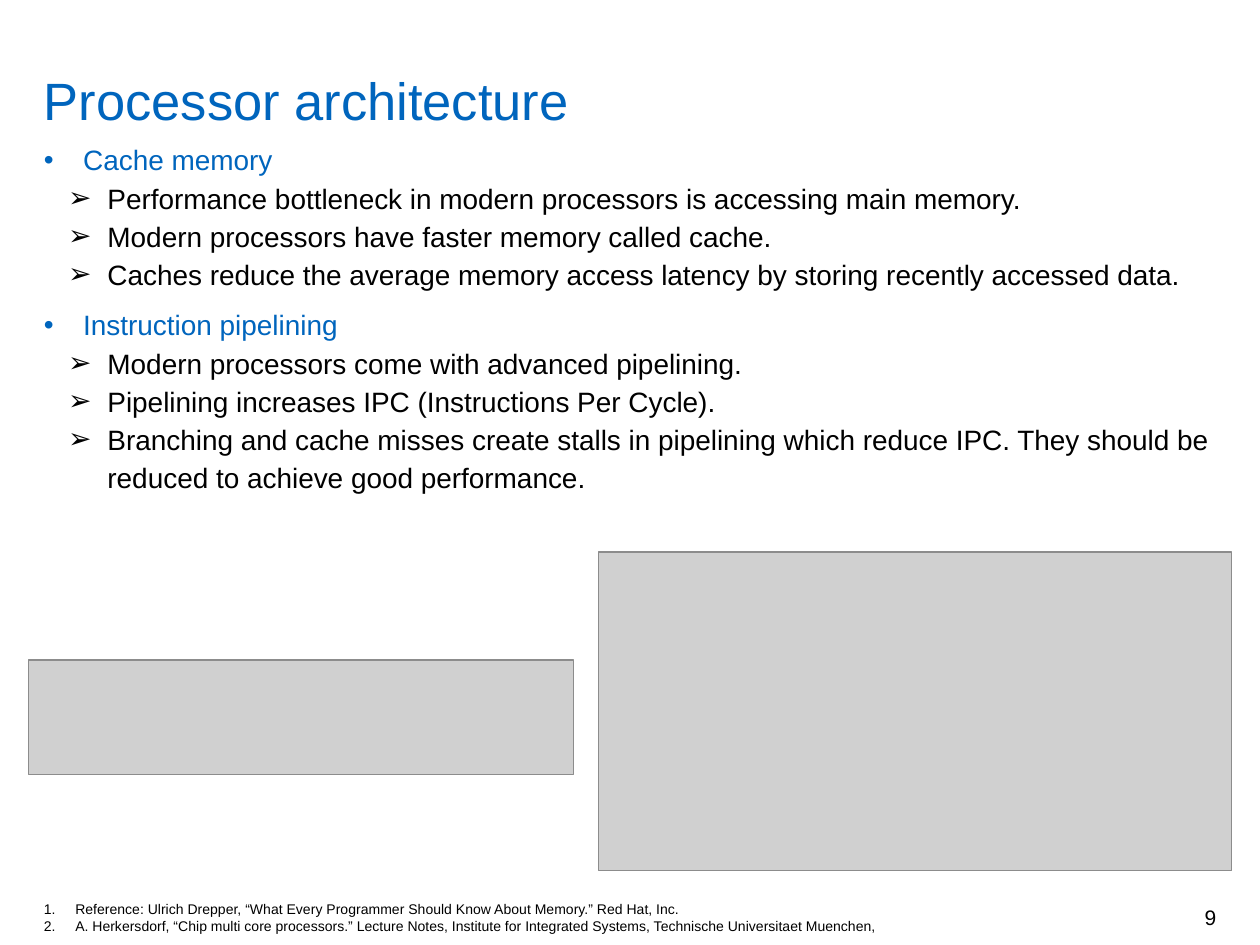
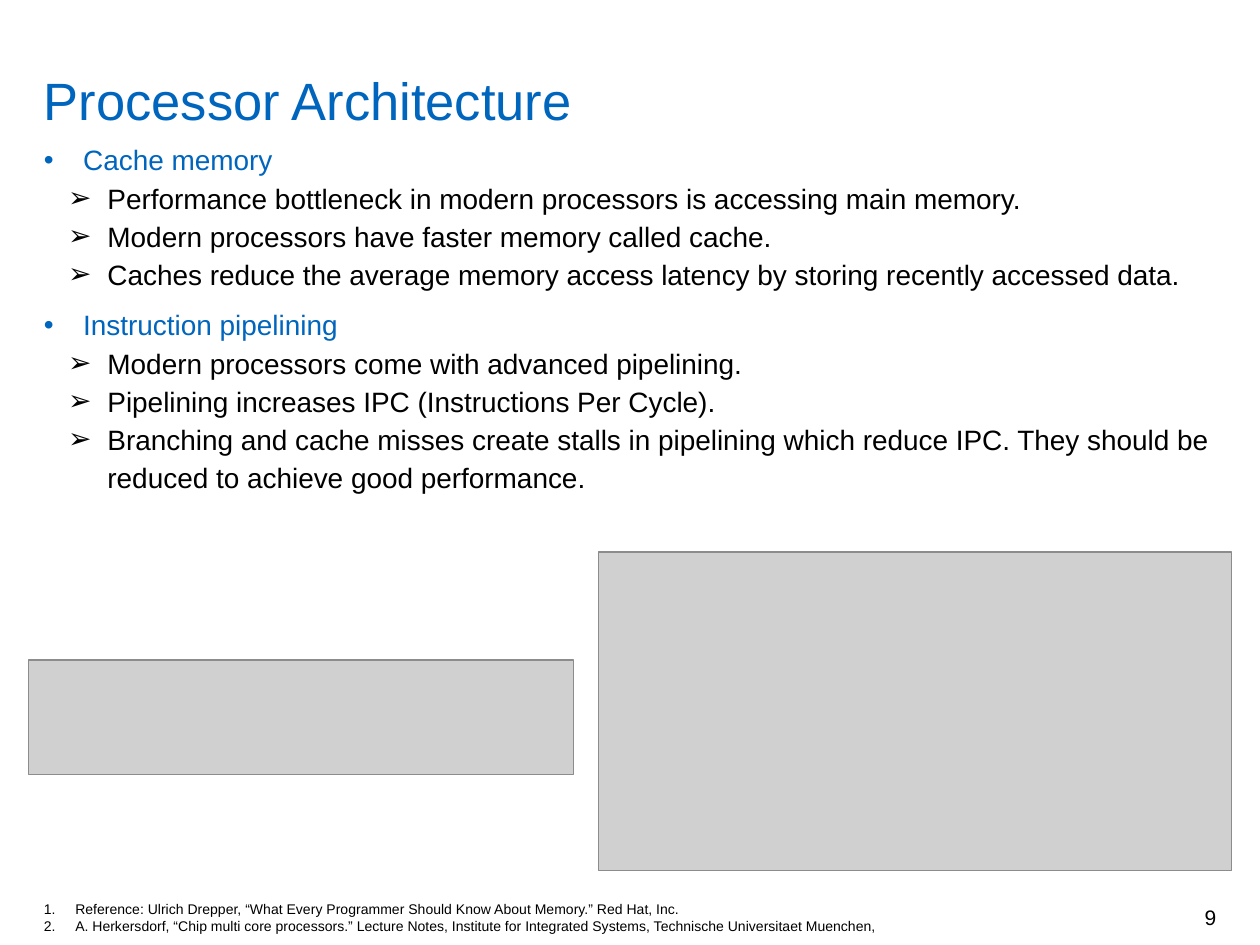
Before and after one commit to yadhu1961/thesis_5GPolorCodes, a slide deck: slide 9 of final_presentation/finalPpt1.4.pptx. Drawn at 1260x945 pixels with LibreOffice and Linux fonts; fonts in the diff are those of the drawing; grey boxes stand for pictures; background and template pictures are left out. Boxes give left, top, right and bottom in pixels: in the first picture for what was removed or moved away, otherwise in the second. Text is boxed around its words. In the diff, an @@ line names an element or a change of style, - is before the commit and + after.

```diff
--- a/final_presentation/finalPpt1.4.pptx
+++ b/final_presentation/finalPpt1.4.pptx
@@ title at [44,82,572,121]: text changed @@
-Processor architecture
+Processor Architecture
```
Also in this commit, not shown: 19 other slides changed.
